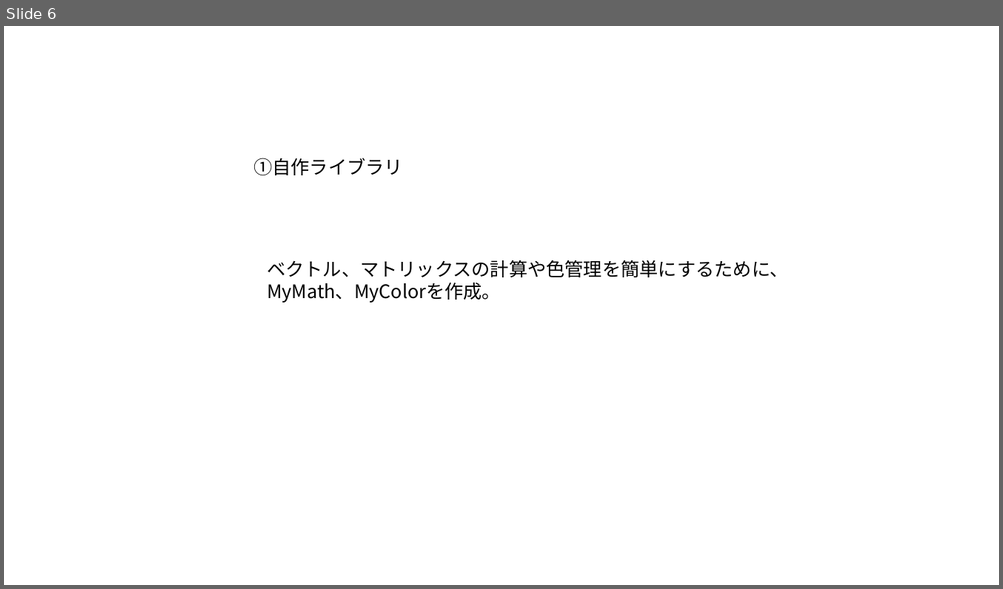
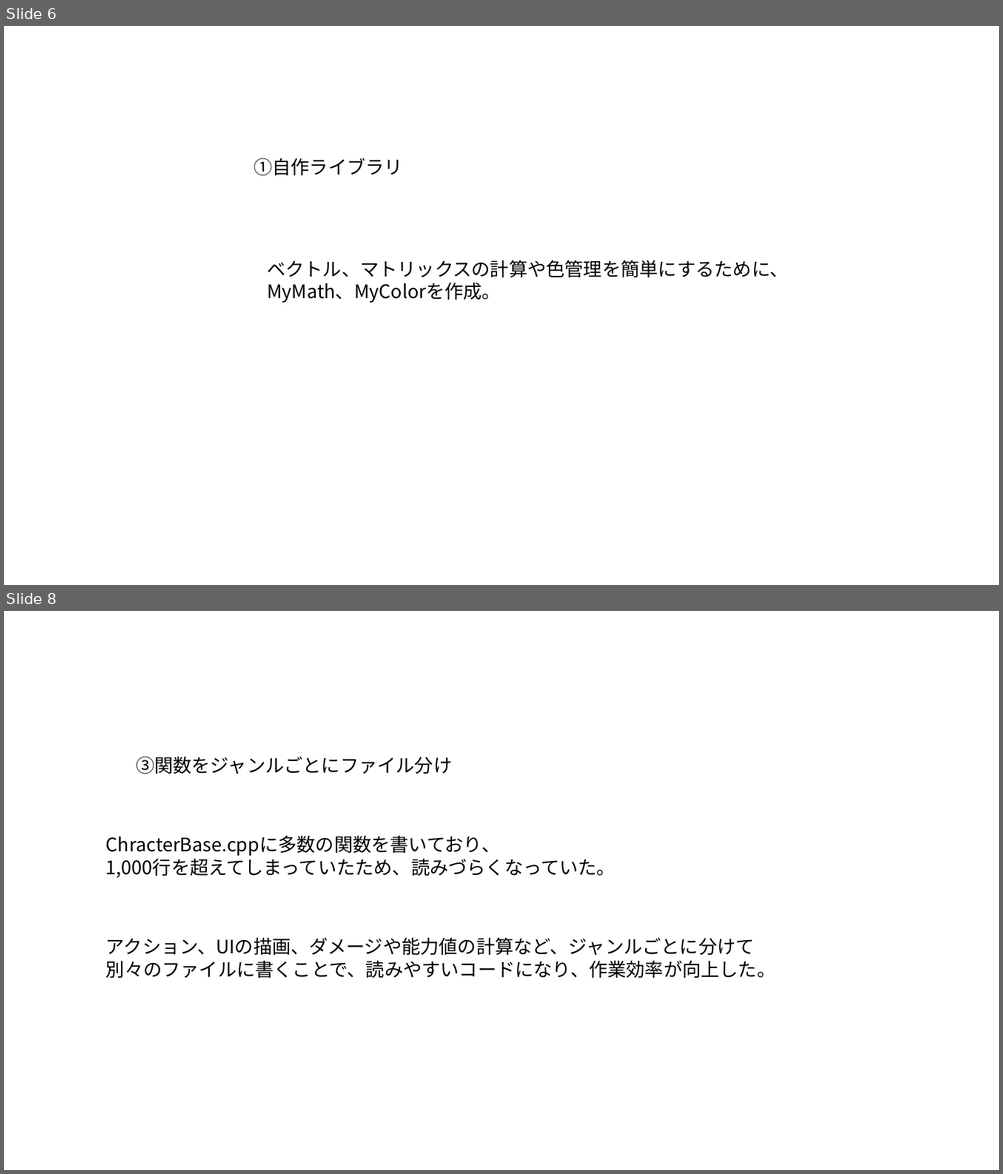
Before and after one commit to soushi1116/Employment_Local, a slide deck: 作品説明資料.pptx. Shown one above the other, each under a label of ours: slide 6 before the commit, slides 6 and 8 after it; the slides between them are not shown. The pictures are 1003x589 and 1003x1174 pixels, drawn with LibreOffice and Linux fonts; fonts in the diff are those of the drawing. Boxes give left, top, right and bottom in pixels: in the first picture for what was removed or moved away, otherwise in the second. Text is boxed around its words. In the diff, an @@ line names an element or a change of style, - is before the commit and + after.

```diff
--- a/作品説明資料.pptx
+++ b/作品説明資料.pptx
@@ slide 8 added at bbox=[4, 611, 999, 1170], background #FFFFFF @@
@@ text added at bbox=[136, 756, 452, 774], 18 pt, text #000000 @@
+③関数をジャンルごとにファイル分け
@@ text added at bbox=[106, 835, 615, 878], 18 pt, text #000000 @@
+ChracterBase.cppに多数の関数を書いており、
+1,000行を超えてしまっていたため、読みづらくなっていた。
@@ text added at bbox=[106, 937, 775, 978], 18 pt, text #000000 @@
+アクション、UIの描画、ダメージや能力値の計算など、ジャンルごとに分けて
+別々のファイルに書くことで、読みやすいコードになり、作業効率が向上した。
```
Also in this commit, not shown: 1 slide changed, 2 other slides added, 2 slides removed, 1 other file.
